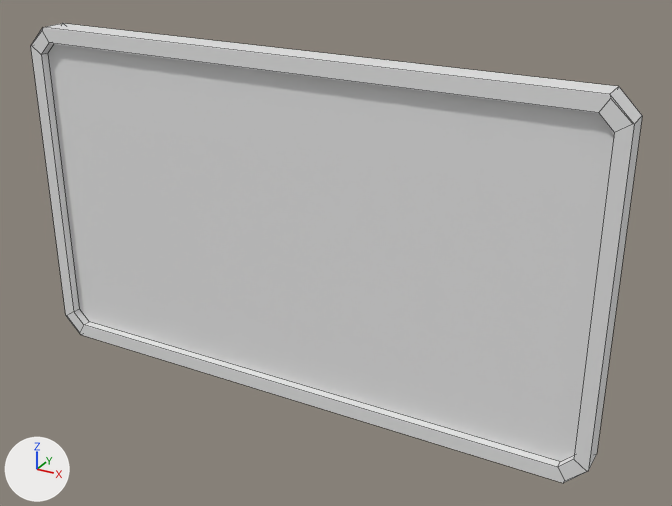
Before and after pictures for a commit that changed the FBX model thryfy_tablet.fbx.
Rendered twice from a 50 mm lens placed at (2.47, -4.03, 1.96), pointed at (0.21, 0.07, -0.09). Lighting does not change. The marker at lower left points along +X, +Y and +Z. Mesh edges are drawn as thin lines.

Before the edit, the objects in view are built like this:
```python
me_cube = bpy.data.meshes.new('Cube')
me_cube.from_pydata(...)  # 144 vertices, 139 faces; spans x -1.73..1.73, y -0.09..0.09, z -1.0..1.0
me_cube.materials.append(mat_material)  # its picture is missing
ob_cube = bpy.data.objects.new('Cube', me_cube)
ob_cube.location = (0.0, 0.0, 0.0)
```
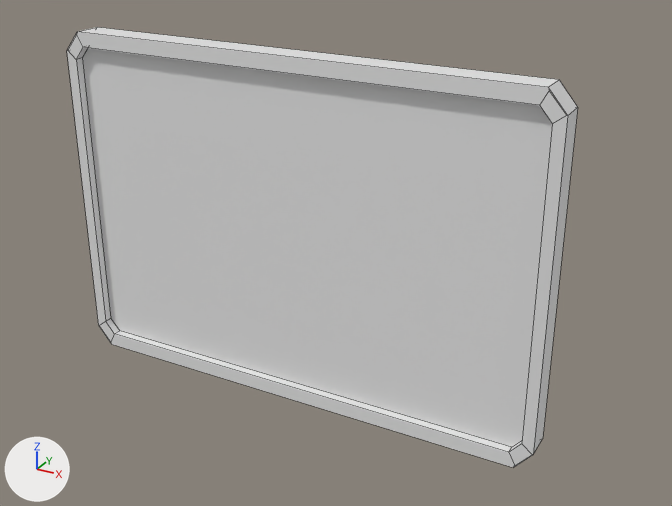
What the commit changed:
me_cube is used by ob_cube; location (0.0, 0.0, 0.0).
me_cube had 144 vertices, 139 faces and spanned x -1.73..1.73, y -0.09..0.09, z -1.0..1.0.
me_cube now has 144 vertices, 139 faces and spans x -1.45..1.45, y -0.09..0.09, z -1.0..1.0.
me_cube part 1: all 12 vertices in x -1.73..-1.58, y -0.09..0.09, z -1.0..-0.84 are scaled about their middle by (0.837, 1, 1).
me_cube part 2: all 12 vertices in x -1.73..-1.58, y -0.09..0.09, z 0.84..1.0 are scaled about their middle by (0.837, 1, 1).
me_cube part 3: all 12 vertices in x 1.58..1.73, y -0.09..0.09, z -1.0..-0.84 are scaled about their middle by (0.837, 1, 1).
me_cube part 4: all 12 vertices in x 1.58..1.73, y -0.09..0.09, z 0.84..1.0 are scaled about their middle by (0.837, 1, 1).

Location of each change, [x1, y1, x2, y2] in pixels of the pictures (672 x 506 px; the box of a moved part takes in the faces that stretch with it):
'Cube', reshaped (16% narrower): before [31, 23, 642, 483]; after [67, 27, 578, 467]
part 1 of me_cube, moved or reshaped: before [67, 309, 89, 333]; after [100, 318, 119, 342]
part 2 of me_cube, moved or reshaped: before [31, 28, 79, 316]; after [67, 33, 111, 326]
part 3 of me_cube, moved or reshaped: before [80, 322, 587, 483]; after [111, 331, 532, 467]
part 4 of me_cube, moved or reshaped: before [42, 23, 642, 471]; after [77, 27, 578, 455]
